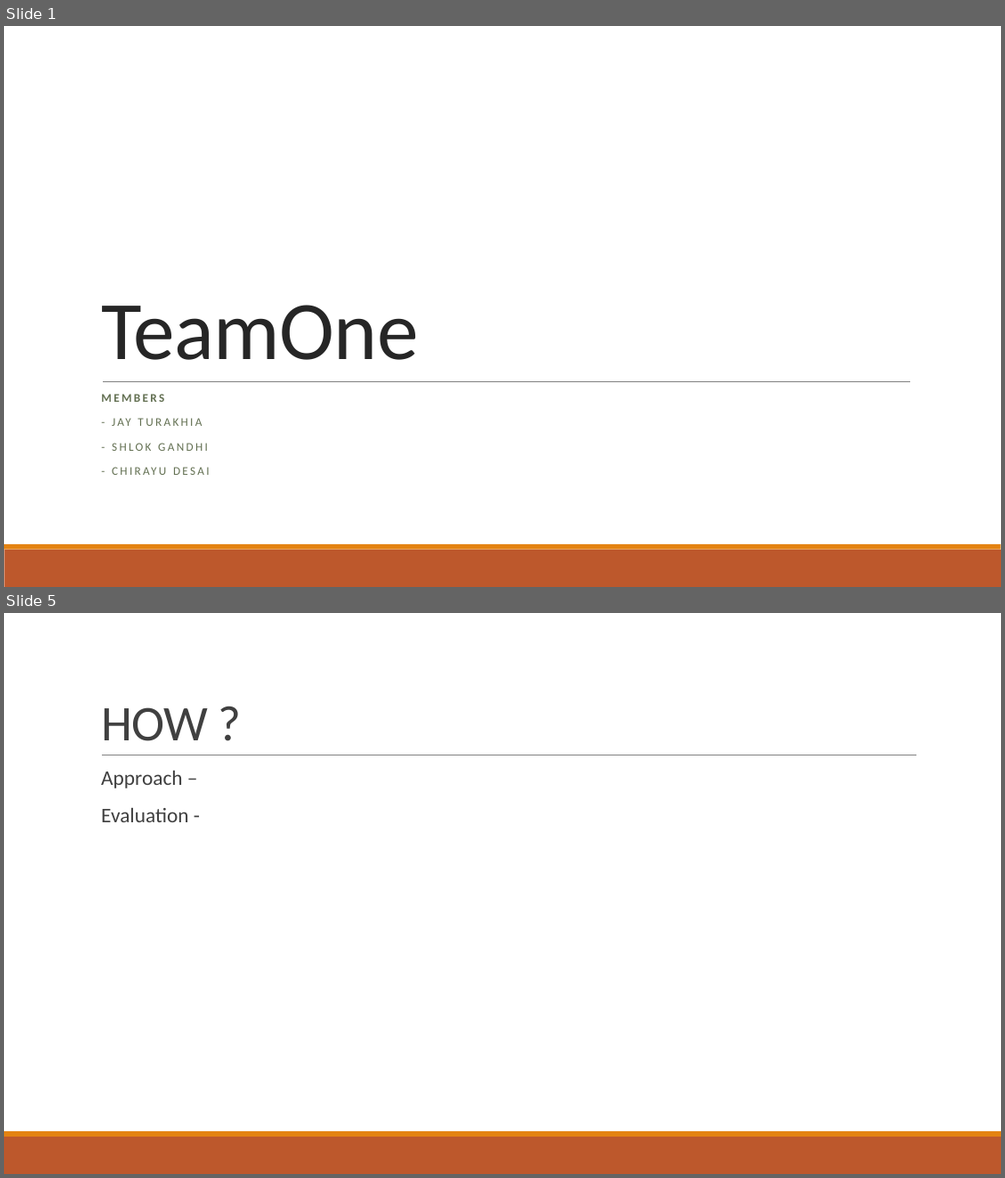
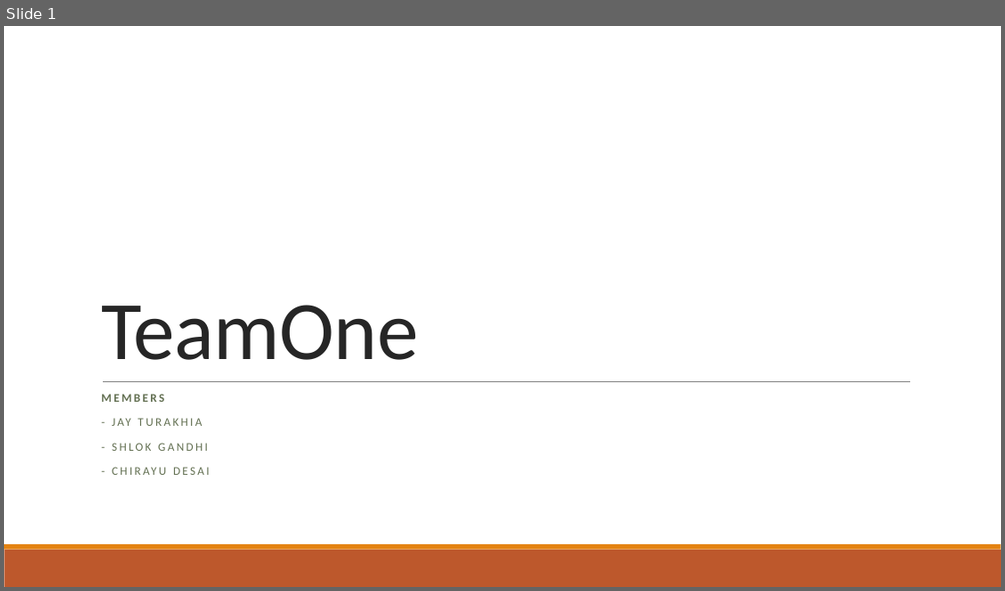
Before and after one commit to shlok57/VehicleRoutingProblem, a slide deck: Vehicle Routing Problem.pptx. Shown one above the other, each under a label of ours: slides 1 and 5 before the commit, slide 1 after it; the slides between them are not shown. The pictures are 1005x1178 and 1005x591 pixels, drawn with LibreOffice and Linux fonts; fonts in the diff are those of the drawing. Boxes give left, top, right and bottom in pixels: in the first picture for what was removed or moved away, otherwise in the second. Text is boxed around its words. In the diff, an @@ line names an element or a change of style, - is before the commit and + after.

```diff
--- a/Vehicle Routing Problem.pptx
+++ b/Vehicle Routing Problem.pptx
@@ slide 5 removed at <box>4,613,1001,1174</box>, background #FFFFFF; not listed: 2 template elements that a slide beside it also shows @@
@@ title removed at <box>101,707,208,741</box> @@
-HOW ?
@@ text removed at <box>101,771,188,822</box> @@
-  Approach –
-  Evaluation -
@@ line removed from (102, 755) to (917, 755) @@
```
Also in this commit, not shown: 4 slides changed, 6 slides added, 1 other slide removed, 1 other file.
